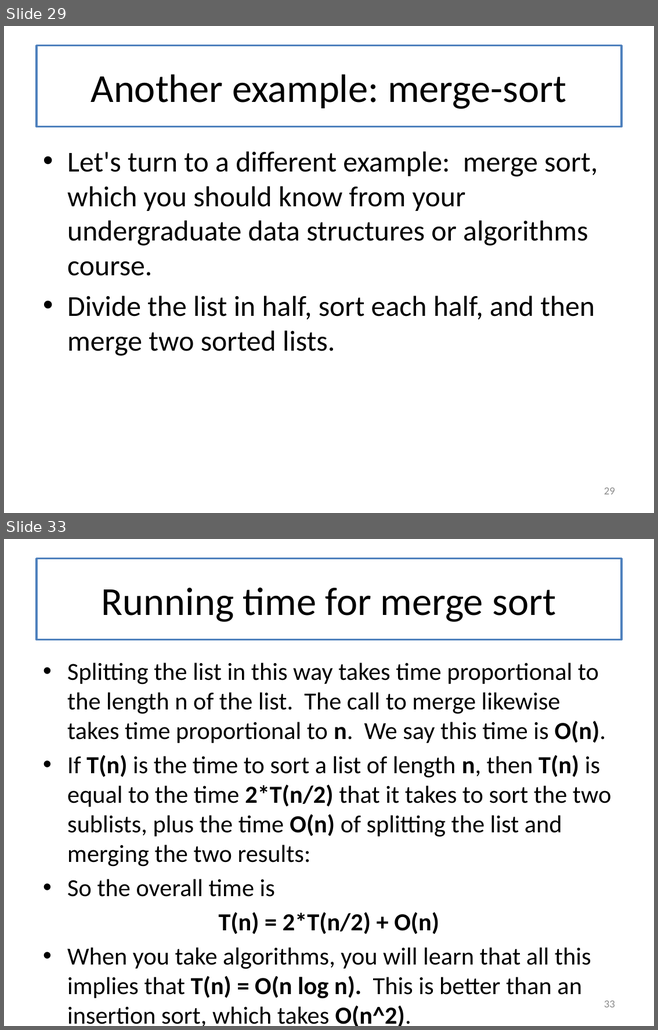
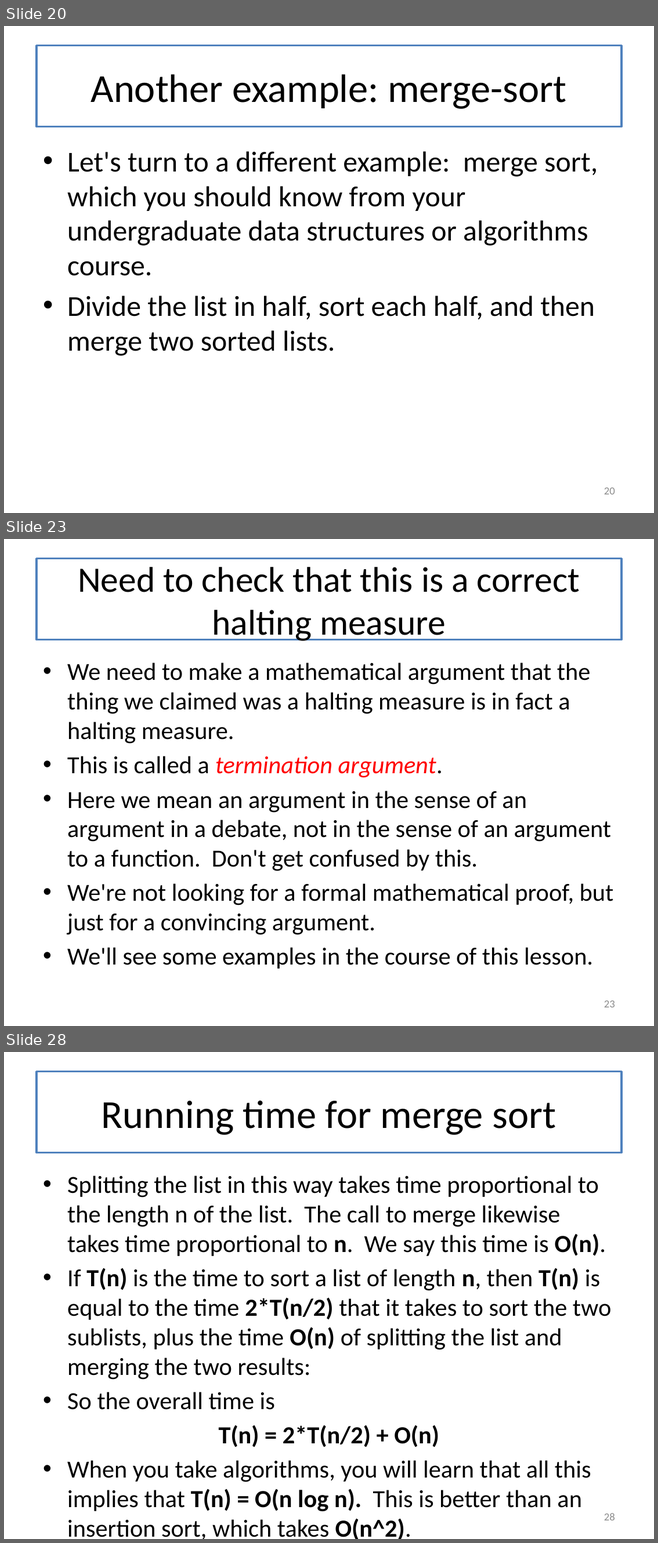
Before and after one commit to mwand/cs5010f16, a slide deck: Slides/Lesson 8.1 Introducing General Recursion.pptx. Shown one above the other, each under a label of ours: slides 29 and 33 before the commit, slides 20, 23 and 28 after it; the slides between them are not shown. The pictures are 658x1030 and 658x1543 pixels, drawn with LibreOffice and Linux fonts; fonts in the diff are those of the drawing. Boxes give left, top, right and bottom in pixels: in the first picture for what was removed or moved away, otherwise in the second. Text is boxed around its words. In the diff, an @@ line names an element or a change of style, - is before the commit and + after.

```diff
--- a/Slides/Lesson 8.1 Introducing General Recursion.pptx
+++ b/Slides/Lesson 8.1 Introducing General Recursion.pptx
@@ slide 23 added at <box>4,539,654,1026</box>, background #FFFFFF @@
@@ title added at <box>36,559,621,640</box>, fill #FFFFFF, outline #4F81BD 2.25 pt, 39.6 pt, text #000000 @@
+Need to check that this is a correct halting measure
@@ text added at <box>67,663,614,969</box>, 27.2 pt, text #000000 @@
+• We need to make a mathematical argument that the thing we claimed was a halting measure is in fact a halting measure.
+• This is called a termination argument.
+• Here we mean an argument in the sense of an argument in a debate, not in the sense of an argument to a function. Don't get confused by this.
+• We're not looking for a formal mathematical proof, but just for a convincing argument.
+• We'll see some examples in the course of this lesson.
@@ page number added at <box>604,1001,615,1008</box>, 12 pt, text #8C8C8C @@
+23
@@ what was slide 29 is now slide 20 @@
@@ page number at <box>604,488,615,495</box>: text changed @@
-29
+20
@@ what was slide 33 is now slide 28 @@
@@ page number at <box>604,1513,615,1521</box>: text changed @@
-33
+28
```
Also in this commit, not shown: 23 slides changed, 4 other slides added, 11 other files.
